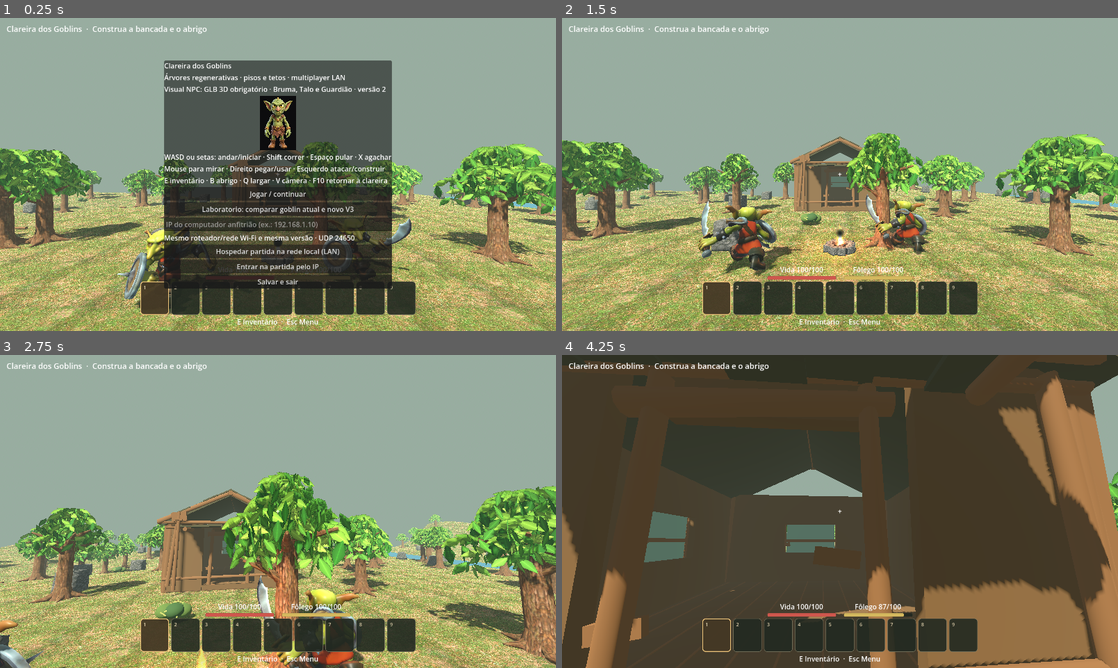
Above: before the commit, frames 1-4 (two rows, left to right).
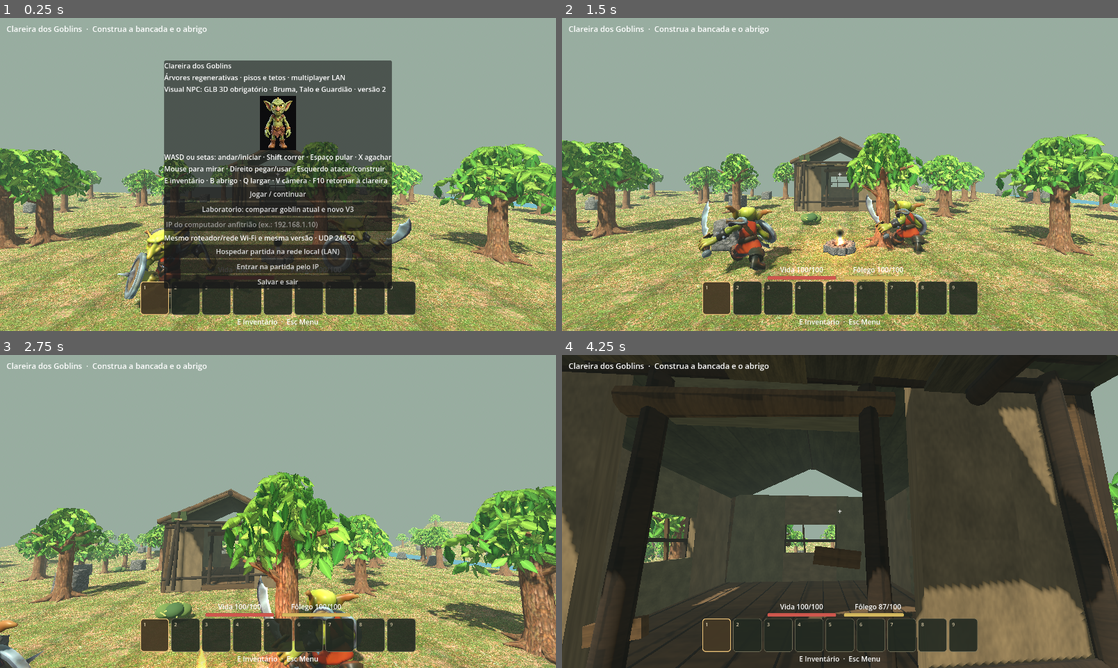
Above: after the commit, the same moments.

Repository: clebertressi88/clareira-dos-goblins
Game: Godot game, scene res://main.tscn
The game is run twice, just before and just after one commit, with the same random seed, the same clock (stepped at 60 frames per second) and the same inputs.
Inputs (mouse positions are in pixels of both pictures, inside the frame that each line leads up to):
- Up to frame 1 (0.25 s): no input
- Up to frame 2 (1.5 s): click (840, 224) at 0.52 s; type "12" at 0.6 s; click "Jogar / continuar" at 1.25 s
- Up to frame 3 (2.75 s): tap Enter at 2, 2.1 s; move the mouse to (305, 511) at 2.02 s; hold W (goblin_frente) from 2.03 s (still down); click (305, 511) at 2.17 s; tap Space at 2.27, 2.57 s
- Up to frame 4 (4.25 s): keep holding W (goblin_frente); move the mouse to (812, 511) at 2.77 s; tap Keypad Enter at 2.85 s; tap Space at 3.02, 3.32 s; move the mouse to (851, 505) at 3.52 s; hold Shift from 3.53 s (still down)

The runs differ from the first frame. In frame 1, 0.2% of the frame differs, in the area x 41-55%, y 42-64%; in frame 2, 0.9%; in frame 3, 1.6%; in frame 4, 27%, in the area x 0-100%, y 0-100%.

Commit message:
Retirar vidro fosco e aplicar texturas de madeira taipa e telhado a cabana goblin

Diff:
--- a/Projeto-Godot/starter_cabin.gd
+++ b/Projeto-Godot/starter_cabin.gd
@@ -5,6 +5,7 @@
 static func piece(game, body: StaticBody3D, pos: Vector3, size: Vector3, texture: String, color: Color, roll: float = 0.0) -> void:
 	var visual: MeshInstance3D = game.box(body,pos,size,texture,color)
 	visual.rotation.z = roll
+	preload("res://cabin_materials.gd").apply(game,visual,"roof" if texture=="roof" else ("clay" if texture=="plank" else "wood"),color)
 	var shape := BoxShape3D.new()
 	shape.size = size
 	var collision := CollisionShape3D.new()
@@ -16,6 +17,7 @@
 static func trim_box(game, body: Node3D, pos: Vector3, size: Vector3, color: Color, angle: float = 0.0, texture: String = "wood") -> void:
 	var visual: MeshInstance3D = game.box(body,pos,size,texture,color)
 	visual.rotation.z = angle
+	preload("res://cabin_materials.gd").apply(game,visual,"roof" if texture=="roof" else ("clay" if texture=="plank" else "wood"),color)
 
 static func beam(game, body: Node3D, a: Vector3, b: Vector3, radius: float, color: Color) -> void:
 	var length := a.distance_to(b)
@@ -23,16 +25,17 @@
 		return
 	var visual: MeshInstance3D = game.cylinder(body,(a+b)*.5,radius,length,"wood",color)
 	visual.quaternion = Quaternion(Vector3.UP,(b-a).normalized())
+	preload("res://cabin_materials.gd").apply(game,visual,"wood",color)
 
 static func build(game, body: StaticBody3D) -> void:
-	var plaster := Color("#80714d")
-	var clay := Color("#91805b")
-	var timber := Color("#433322")
-	var wood := Color("#735331")
+	var plaster := Color("#766d4e")
+	var clay := Color("#857052")
+	var timber := Color("#392a1e")
+	var wood := Color("#6f5132")
 	var moss := Color("#475e31")
-	var roof := Color("#4f4931")
+	var roof := Color("#4b4b31")
 	# Fundacao elevada e piso transitavel com juntas irregulares.
-	piece(game,body,Vector3(0,.12,0),Vector3(5.4,.24,5.4),"plank",wood)
+	piece(game,body,Vector3(0,.12,0),Vector3(5.4,.24,5.4),"wood",wood)
 	for i in range(11):
 		var x := -2.45+float(i)*.48
 		trim_box(game,body,Vector3(x,.248,0),Vector3(.025,.012,5.25),timber)
@@ -98,20 +101,19 @@
 	for i in range(7):
 		var x := -1.50+float(i)*.50
 		trim_box(game,body,Vector3(x,2.72+float(i%3)*.025,3.39),Vector3(.57,.075,1.24),Color("#504630") if i%2==0 else Color("#6c5936"),0.0,"roof")
-	# Molduras, divisores e vidro transparentes, somente visuais.
+	# Janelas totalmente abertas: sem vidro, planos opacos ou colisoes invisiveis.
+	# Apenas moldura grosseira e uma pequena travessa de madeira fora do centro.
 	for z in [-2.75]:
 		for x in [-.85,.85]:
 			trim_box(game,body,Vector3(x,1.51,z),Vector3(.075,1.23,.075),timber)
 		trim_box(game,body,Vector3(0,1.51,z),Vector3(1.75,.08,.075),timber)
-		var pane: MeshInstance3D = game.box(body,Vector3(0,1.51,z),Vector3(1.59,1.10,.018),"glass",Color("#8eae93"))
-		pane.transparency = .60
+		trim_box(game,body,Vector3(-.22,1.52,z),Vector3(.055,1.20,.06),wood,.09)
 	for side in [-1,1]:
 		var x := float(side)*2.75
 		for z in [-.85,.85]:
 			trim_box(game,body,Vector3(x,1.51,z),Vector3(.075,1.23,.075),timber)
 		trim_box(game,body,Vector3(x,1.51,0),Vector3(.075,.08,1.75),timber)
-		var pane: MeshInstance3D = game.box(body,Vector3(x,1.51,0),Vector3(.018,1.10,1.59),"glass",Color("#8eae93"))
-		pane.transparency = .60
+		trim_box(game,body,Vector3(x,1.51,-.25),Vector3(.06,.90,.055),wood,.08)
 	# Pequenos reparos assimetricos, ferragens e bandeirola tribal.
 	for k in range(8):
 		var x := -2.18+float(k%4)*1.35
